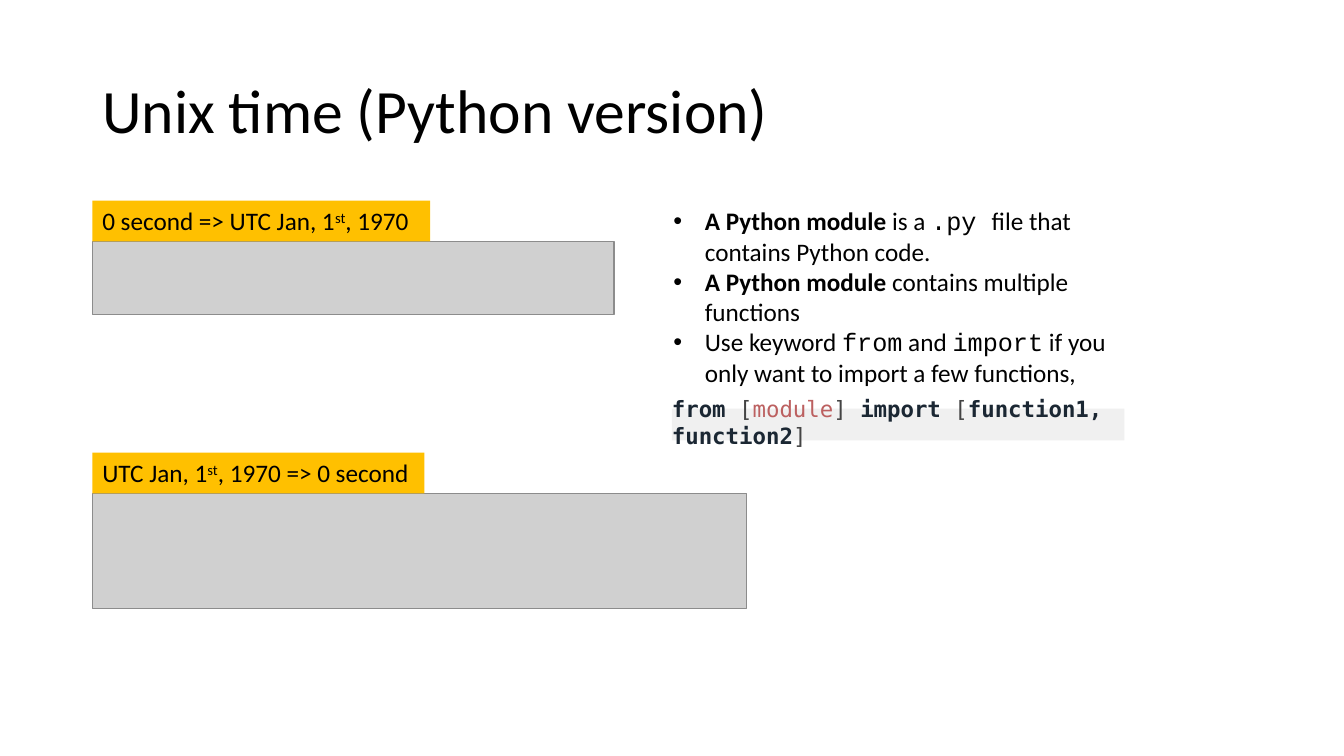
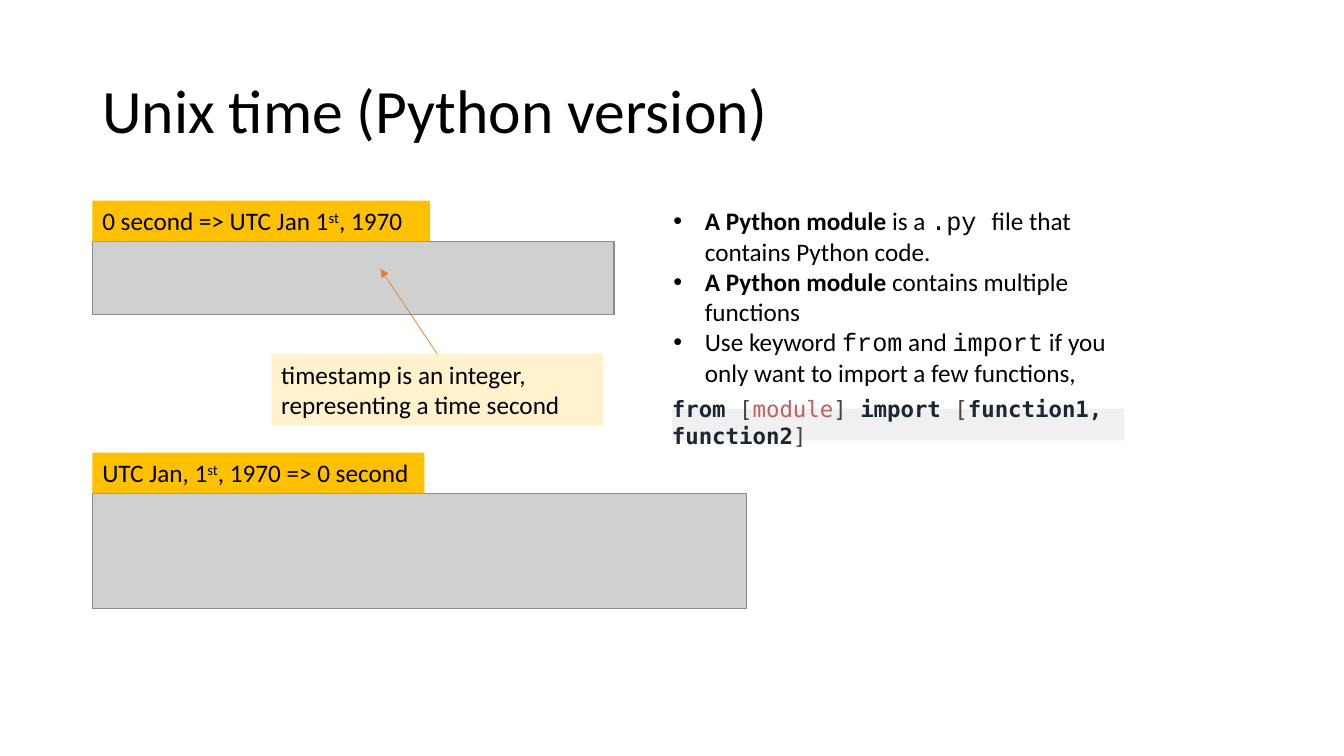
Before and after one commit to frankwxu/digital-forensics-lab, a slide deck: slide 28 of Basic_Computer_Skills_for_Forensics/0_Number_Systems.pptx (slide 27 before the commit). Drawn at 1344x756 pixels with LibreOffice and Linux fonts; fonts in the diff are those of the drawing; grey boxes stand for pictures; background and template pictures are left out. Boxes give left, top, right and bottom in pixels: in the first picture for what was removed or moved away, otherwise in the second. Text is boxed around its words. In the diff, an @@ line names an element or a change of style, - is before the commit and + after.

```diff
--- a/Basic_Computer_Skills_for_Forensics/0_Number_Systems.pptx
+++ b/Basic_Computer_Skills_for_Forensics/0_Number_Systems.pptx
@@ text in rectangle at [102, 212, 402, 231]: text changed @@
-0 second => UTC Jan, 1st, 1970
+0 second => UTC Jan 1st, 1970
@@ arrow added from (438, 354) to (380, 269), #ED7D31 0.5 pt @@
@@ rectangle added at [271, 354, 603, 425], fill #FFF2CC, 18 pt, text #000000 @@
+timestamp is an integer, representing a time second
```
Also in this commit, not shown: 5 other slides changed, 3 slides added, 1 slide removed, 1 other file.
